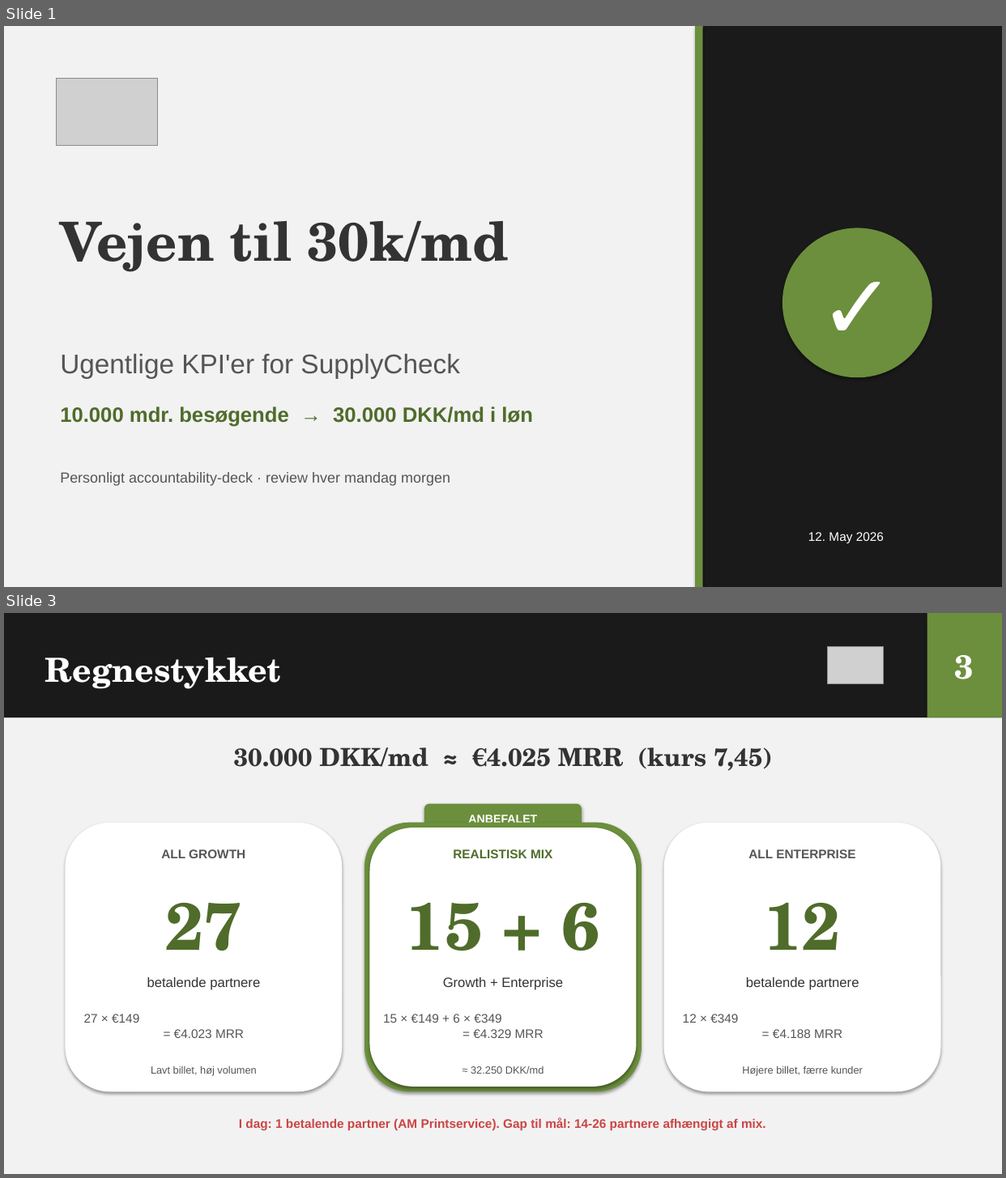
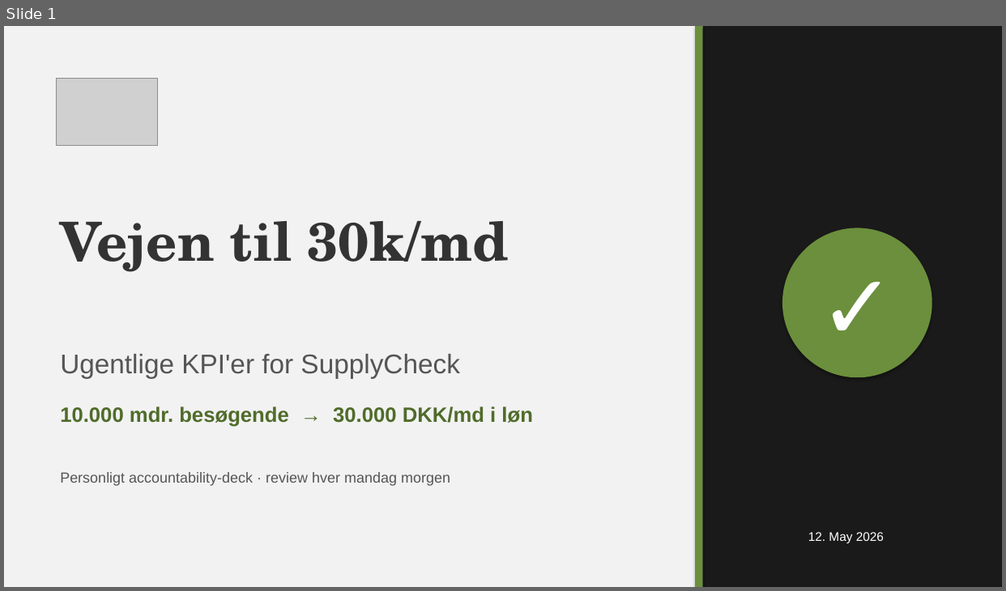
Before and after one commit to chrnymark-web/amsupplycheck, a slide deck: SupplyCheck_Weekly_KPI_Deck.pptx. Shown one above the other, each under a label of ours: slides 1 and 3 before the commit, slide 1 after it; the slides between them are not shown. The pictures are 1006x1178 and 1006x591 pixels, drawn with LibreOffice and Linux fonts; fonts in the diff are those of the drawing; grey boxes stand for pictures. Boxes give left, top, right and bottom in pixels: in the first picture for what was removed or moved away, otherwise in the second. Text is boxed around its words. In the diff, an @@ line names an element or a change of style, - is before the commit and + after.

```diff
--- a/SupplyCheck_Weekly_KPI_Deck.pptx
+++ b/SupplyCheck_Weekly_KPI_Deck.pptx
@@ slide 3 removed at box(4, 613, 1002, 1174), background #FFFFFF @@
@@ rectangle removed at box(4, 613, 1002, 717) @@
@@ rectangle removed at box(927, 613, 1002, 717) @@
@@ text removed at box(45, 657, 281, 689) @@
-Regnestykket
@@ picture removed at box(828, 647, 884, 684) @@
@@ text removed at box(955, 655, 974, 679) @@
-3
@@ rectangle removed at box(4, 717, 1002, 1174) @@
@@ text removed at box(234, 747, 772, 771) @@
-30.000 DKK/md ≈ €4.025 MRR (kurs 7,45)
@@ rounded rectangle removed at box(424, 804, 582, 834) @@
@@ rounded rectangle removed at box(66, 823, 343, 1093) @@
@@ rounded rectangle removed at box(364, 823, 641, 1093) @@
@@ rounded rectangle removed at box(370, 828, 637, 1087) @@
@@ text removed at box(468, 815, 537, 823) @@
-ANBEFALET
@@ rounded rectangle removed at box(664, 823, 941, 1093) @@
@@ text removed at box(161, 850, 245, 858) @@
-ALL GROWTH
@@ text removed at box(453, 850, 552, 858) @@
-REALISTISK MIX
@@ text removed at box(748, 850, 855, 858) @@
-ALL ENTERPRISE
@@ text removed at box(165, 903, 241, 951) @@
-27
@@ text removed at box(407, 903, 599, 951) @@
-15 + 6
@@ text removed at box(764, 903, 840, 951) @@
-12
@@ text removed at box(147, 977, 260, 990) @@
-betalende partnere
@@ text removed at box(443, 977, 563, 990) @@
-Growth + Enterprise
@@ text removed at box(746, 977, 859, 990) @@
-betalende partnere
@@ text removed at box(84, 1014, 244, 1038) @@
-27 × €149
-= €4.023 MRR
@@ text removed at box(383, 1014, 543, 1038) @@
-15 × €149 + 6 × €349
-= €4.329 MRR
@@ text removed at box(683, 1014, 842, 1038) @@
-12 × €349
-= €4.188 MRR
@@ text removed at box(151, 1066, 256, 1076) @@
-Lavt billet, høj volumen
@@ text removed at box(471, 1067, 544, 1074) @@
-≈ 32.250 DKK/md
@@ text removed at box(742, 1066, 863, 1076) @@
-Højere billet, færre kunder
@@ text removed at box(239, 1118, 766, 1131) @@
-I dag: 1 betalende partner (AM Printservice). Gap til mål: 14-26 partnere afhængigt af mix.
```
Also in this commit, not shown: 9 slides changed, 1 slide added, 1 other file.
